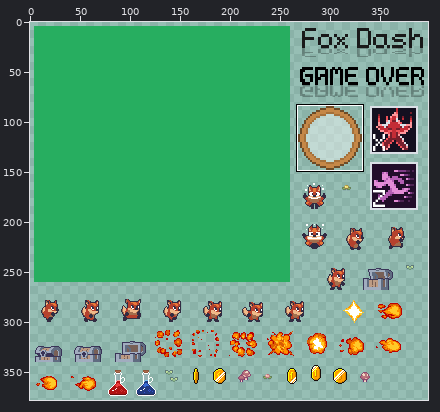
Sprite sheet -- Resource/TextureAtlas/TextureAtlas.png. Above, an overview of the earlier version with the close-up marked.
Close-up. Earlier state:
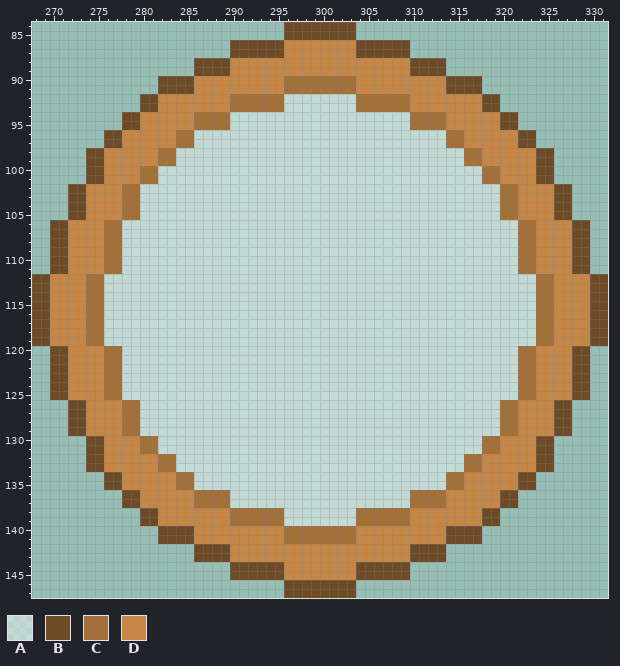
The file is 512x512 pixels. Pixels under 10% opacity are left out. Colours within 5 levels of each other are drawn and written as one. Shown: x 268..331, y 84..147. The wide view leaves out empty margins.
Palette (. is transparent): A #ffffff6c  B #6d4b27  C #a4703a  D #c58747
Pixels before (only the part around the change), first column x 268:
 84 ............................BBBBBBBB............................
 85 ............................BBBBBBBB............................
 86 ......................BBBBBBDDDDDDDDBBBBBB......................
 87 ......................BBBBBBDDDDDDDDBBBBBB......................
 88 ..................BBBBDDDDDDDDDDDDDDDDDDDDBBBB..................
 89 ..................BBBBDDDDDDDDDDDDDDDDDDDDBBBB..................
 90 ..............BBBBDDDDDDDDDDCCCCCCCCDDDDDDDDDDBBBB..............
 91 ..............BBBBDDDDDDDDDDCCCCCCCCDDDDDDDDDDBBBB..............
 92 ............BBDDDDDDDDCCCCCCAAAAAAAACCCCCCDDDDDDDDBB............
 93 ............BBDDDDDDDDCCCCCCAAAAAAAACCCCCCDDDDDDDDBB............
 94 ..........BBDDDDDDCCCCAAAAAAAAAAAAAAAAAAAACCCCDDDDDDBB..........
 95 ..........BBDDDDDDCCCCAAAAAAAAAAAAAAAAAAAACCCCDDDDDDBB..........
 96 ........BBDDDDDDCCAAAAAAAAAAAAAAAAAAAAAAAAAAAACCDDDDDDBB........
 97 ........BBDDDDDDCCAAAAAAAAAAAAAAAAAAAAAAAAAAAACCDDDDDDBB........
 98 ......BBDDDDDDCCAAAAAAAAAAAAAAAAAAAAAAAAAAAAAAAACCDDDDDDBB......
 99 ......BBDDDDDDCCAAAAAAAAAAAAAAAAAAAAAAAAAAAAAAAACCDDDDDDBB......
100 ......BBDDDDCCAAAAAAAAAAAAAAAAAAAAAAAAAAAAAAAAAAAACCDDDDBB......
101 ......BBDDDDCCAAAAAAAAAAAAAAAAAAAAAAAAAAAAAAAAAAAACCDDDDBB......
102 ....BBDDDDCCAAAAAAAAAAAAAAAAAAAAAAAAAAAAAAAAAAAAAAAACCDDDDBB....
103 ....BBDDDDCCAAAAAAAAAAAAAAAAAAAAAAAAAAAAAAAAAAAAAAAACCDDDDBB....
104 ....BBDDDDCCAAAAAAAAAAAAAAAAAAAAAAAAAAAAAAAAAAAAAAAACCDDDDBB....
105 ....BBDDDDCCAAAAAAAAAAAAAAAAAAAAAAAAAAAAAAAAAAAAAAAACCDDDDBB....
106 ..BBDDDDCCAAAAAAAAAAAAAAAAAAAAAAAAAAAAAAAAAAAAAAAAAAAACCDDDDBB..
107 ..BBDDDDCCAAAAAAAAAAAAAAAAAAAAAAAAAAAAAAAAAAAAAAAAAAAACCDDDDBB..
108 ..BBDDDDCCAAAAAAAAAAAAAAAAAAAAAAAAAAAAAAAAAAAAAAAAAAAACCDDDDBB..
109 ..BBDDDDCCAAAAAAAAAAAAAAAAAAAAAAAAAAAAAAAAAAAAAAAAAAAACCDDDDBB..
110 ..BBDDDDCCAAAAAAAAAAAAAAAAAAAAAAAAAAAAAAAAAAAAAAAAAAAACCDDDDBB..
111 ..BBDDDDCCAAAAAAAAAAAAAAAAAAAAAAAAAAAAAAAAAAAAAAAAAAAACCDDDDBB..
112 BBDDDDCCAAAAAAAAAAAAAAAAAAAAAAAAAAAAAAAAAAAAAAAAAAAAAAAACCDDDDBB
113 BBDDDDCCAAAAAAAAAAAAAAAAAAAAAAAAAAAAAAAAAAAAAAAAAAAAAAAACCDDDDBB
114 BBDDDDCCAAAAAAAAAAAAAAAAAAAAAAAAAAAAAAAAAAAAAAAAAAAAAAAACCDDDDBB
115 BBDDDDCCAAAAAAAAAAAAAAAAAAAAAAAAAAAAAAAAAAAAAAAAAAAAAAAACCDDDDBB
116 BBDDDDCCAAAAAAAAAAAAAAAAAAAAAAAAAAAAAAAAAAAAAAAAAAAAAAAACCDDDDBB
117 BBDDDDCCAAAAAAAAAAAAAAAAAAAAAAAAAAAAAAAAAAAAAAAAAAAAAAAACCDDDDBB
118 BBDDDDCCAAAAAAAAAAAAAAAAAAAAAAAAAAAAAAAAAAAAAAAAAAAAAAAACCDDDDBB
119 BBDDDDCCAAAAAAAAAAAAAAAAAAAAAAAAAAAAAAAAAAAAAAAAAAAAAAAACCDDDDBB
120 ..BBDDDDCCAAAAAAAAAAAAAAAAAAAAAAAAAAAAAAAAAAAAAAAAAAAACCDDDDBB..
121 ..BBDDDDCCAAAAAAAAAAAAAAAAAAAAAAAAAAAAAAAAAAAAAAAAAAAACCDDDDBB..
122 ..BBDDDDCCAAAAAAAAAAAAAAAAAAAAAAAAAAAAAAAAAAAAAAAAAAAACCDDDDBB..
123 ..BBDDDDCCAAAAAAAAAAAAAAAAAAAAAAAAAAAAAAAAAAAAAAAAAAAACCDDDDBB..
124 ..BBDDDDCCAAAAAAAAAAAAAAAAAAAAAAAAAAAAAAAAAAAAAAAAAAAACCDDDDBB..
125 ..BBDDDDCCAAAAAAAAAAAAAAAAAAAAAAAAAAAAAAAAAAAAAAAAAAAACCDDDDBB..
126 ....BBDDDDCCAAAAAAAAAAAAAAAAAAAAAAAAAAAAAAAAAAAAAAAACCDDDDBB....
127 ....BBDDDDCCAAAAAAAAAAAAAAAAAAAAAAAAAAAAAAAAAAAAAAAACCDDDDBB....
128 ....BBDDDDCCAAAAAAAAAAAAAAAAAAAAAAAAAAAAAAAAAAAAAAAACCDDDDBB....
129 ....BBDDDDCCAAAAAAAAAAAAAAAAAAAAAAAAAAAAAAAAAAAAAAAACCDDDDBB....
130 ......BBDDDDCCAAAAAAAAAAAAAAAAAAAAAAAAAAAAAAAAAAAACCDDDDBB......
131 ......BBDDDDCCAAAAAAAAAAAAAAAAAAAAAAAAAAAAAAAAAAAACCDDDDBB......
132 ......BBDDDDDDCCAAAAAAAAAAAAAAAAAAAAAAAAAAAAAAAACCDDDDDDBB......
133 ......BBDDDDDDCCAAAAAAAAAAAAAAAAAAAAAAAAAAAAAAAACCDDDDDDBB......
134 ........BBDDDDDDCCAAAAAAAAAAAAAAAAAAAAAAAAAAAACCDDDDDDBB........
135 ........BBDDDDDDCCAAAAAAAAAAAAAAAAAAAAAAAAAAAACCDDDDDDBB........
136 ..........BBDDDDDDCCCCAAAAAAAAAAAAAAAAAAAACCCCDDDDDDBB..........
137 ..........BBDDDDDDCCCCAAAAAAAAAAAAAAAAAAAACCCCDDDDDDBB..........
138 ............BBDDDDDDDDCCCCCCAAAAAAAACCCCCCDDDDDDDDBB............
139 ............BBDDDDDDDDCCCCCCAAAAAAAACCCCCCDDDDDDDDBB............
140 ..............BBBBDDDDDDDDDDCCCCCCCCDDDDDDDDDDBBBB..............
141 ..............BBBBDDDDDDDDDDCCCCCCCCDDDDDDDDDDBBBB..............
142 ..................BBBBDDDDDDDDDDDDDDDDDDDDBBBB..................
143 ..................BBBBDDDDDDDDDDDDDDDDDDDDBBBB..................
144 ......................BBBBBBDDDDDDDDBBBBBB......................
145 ......................BBBBBBDDDDDDDDBBBBBB......................
146 ............................BBBBBBBB............................
147 ............................BBBBBBBB............................
New version:
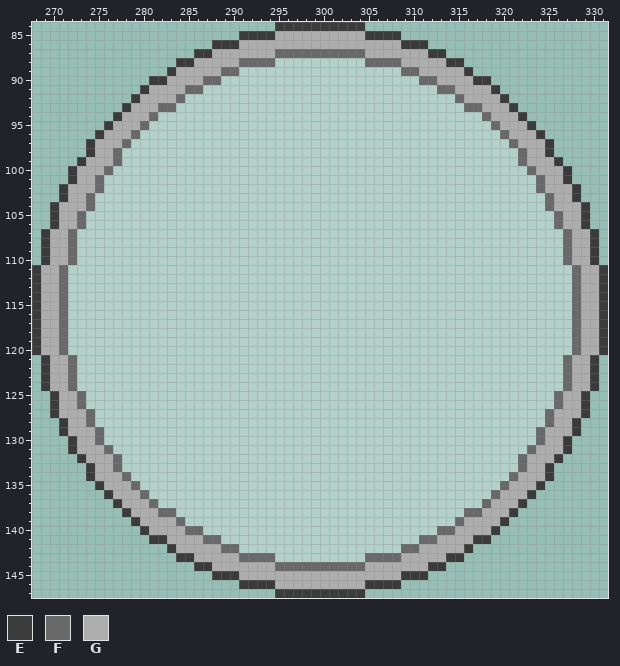
Colours new in this view: E #3b3b3b  F #696969  G #adadad
What changed:
colour A: #ffffff6c -> #ffffff46
Changed rows in their new state; - is a pixel that keeps its letter.
first column x 268:
 84 ---------------------------EEEEEEEEEE---------------------------
 85 -----------------------EEEEGGGGGGGGGGEEEE-----------------------
 86 --------------------EEEGGGGGGGGGGGGGGGGGGEEE--------------------
 87 ------------------EEGGGGGGGFFFFFFFFFFGGGGGGGEE------------------
 88 ----------------EEGGGGGFFFFAAAAAAAAAAFFFFGGGGGEE----------------
 89 ---------------EGGGGGFFAAAAAAAAAAAAAAAAAAFFGGGGGE---------------
 90 -------------EEGGGGFFAAAAAAAAAAAAAAAAAAAAAAFFGGGGEE-------------
 91 ------------EGGGGFFAAAAAAAAAAAAAAAAAAAAAAAAAAFFGGGGE------------
 92 -----------EGGGGFAAAAAAAAAAA--------AAAAAAAAAAAFGGGGE-----------
 93 ----------EGGGFFAAAAAAAAAAAA--------AAAAAAAAAAAAFFGGGE----------
 94 ---------EGGGFAAAAAAAA--------------------AAAAAAAAFGGGE---------
 95 --------EGGGFAAAAAAAAA--------------------AAAAAAAAAFGGGE--------
 96 -------EGGGFAAAAAA----------------------------AAAAAAFGGGE-------
 97 ------EGGGFAAAAAAA----------------------------AAAAAAAFGGGE------
 98 ------EGGFAAAAAA--------------------------------AAAAAAFGGE------
 99 -----EGGGFAAAAAA--------------------------------AAAAAAFGGGE-----
100 ----EGGGFAAAAA------------------------------------AAAAAFGGGE----
101 ----EGGFAAAAAA------------------------------------AAAAAAFGGE----
102 ---EGGGFAAAA----------------------------------------AAAAFGGGE---
103 ---EGGFAAAAA----------------------------------------AAAAAFGGE---
104 --EGGGFAAAAA----------------------------------------AAAAAFGGGE--
105 --EGGFAAAAAA----------------------------------------AAAAAAFGGE--
106 --EGGFAAAA--------------------------------------------AAAAFGGE--
107 -EGGFAAAAA--------------------------------------------AAAAAFGGE-
108 -EGGFAAAAA--------------------------------------------AAAAAFGGE-
109 -EGGFAAAAA--------------------------------------------AAAAAFGGE-
110 -EGGFAAAAA--------------------------------------------AAAAAFGGE-
111 EGGFAAAAAA--------------------------------------------AAAAAAFGGE
112 EGGFAAAA------------------------------------------------AAAAFGGE
113 EGGFAAAA------------------------------------------------AAAAFGGE
114 EGGFAAAA------------------------------------------------AAAAFGGE
115 EGGFAAAA------------------------------------------------AAAAFGGE
116 EGGFAAAA------------------------------------------------AAAAFGGE
117 EGGFAAAA------------------------------------------------AAAAFGGE
118 EGGFAAAA------------------------------------------------AAAAFGGE
119 EGGFAAAA------------------------------------------------AAAAFGGE
120 EGGFAAAAAA--------------------------------------------AAAAAAFGGE
121 -EGGFAAAAA--------------------------------------------AAAAAFGGE-
122 -EGGFAAAAA--------------------------------------------AAAAAFGGE-
123 -EGGFAAAAA--------------------------------------------AAAAAFGGE-
124 -EGGFAAAAA--------------------------------------------AAAAAFGGE-
125 --EGGFAAAA--------------------------------------------AAAAFGGE--
126 --EGGFAAAAAA----------------------------------------AAAAAAFGGE--
127 --EGGGFAAAAA----------------------------------------AAAAAFGGGE--
128 ---EGGFAAAAA----------------------------------------AAAAAFGGE---
129 ---EGGGFAAAA----------------------------------------AAAAFGGGE---
130 ----EGGFAAAAAA------------------------------------AAAAAAFGGE----
131 ----EGGGFAAAAA------------------------------------AAAAAFGGGE----
132 -----EGGGFAAAAAA--------------------------------AAAAAAFGGGE-----
133 ------EGGFAAAAAA--------------------------------AAAAAAFGGE------
134 ------EGGGFAAAAAAA----------------------------AAAAAAAFGGGE------
135 -------EGGGFAAAAAA----------------------------AAAAAAFGGGE-------
136 --------EGGGFAAAAAAAAA--------------------AAAAAAAAAFGGGE--------
137 ---------EGGGFAAAAAAAA--------------------AAAAAAAAFGGGE---------
138 ----------EGGGFFAAAAAAAAAAAA--------AAAAAAAAAAAAFFGGGE----------
139 -----------EGGGGFAAAAAAAAAAA--------AAAAAAAAAAAFGGGGE-----------
140 ------------EGGGGFFAAAAAAAAAAAAAAAAAAAAAAAAAAFFGGGGE------------
141 -------------EEGGGGFFAAAAAAAAAAAAAAAAAAAAAAFFGGGGEE-------------
142 ---------------EGGGGGFFAAAAAAAAAAAAAAAAAAFFGGGGGE---------------
143 ----------------EEGGGGGFFFFAAAAAAAAAAFFFFGGGGGEE----------------
144 ------------------EEGGGGGGGFFFFFFFFFFGGGGGGGEE------------------
145 --------------------EEEGGGGGGGGGGGGGGGGGGEEE--------------------
146 -----------------------EEEEGGGGGGGGGGEEEE-----------------------
147 ---------------------------EEEEEEEEEE---------------------------
